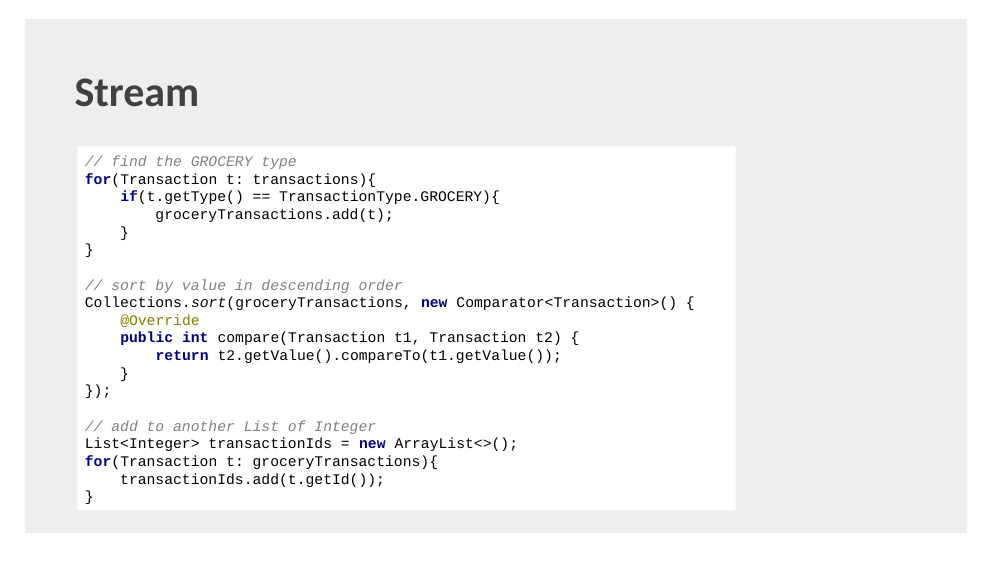
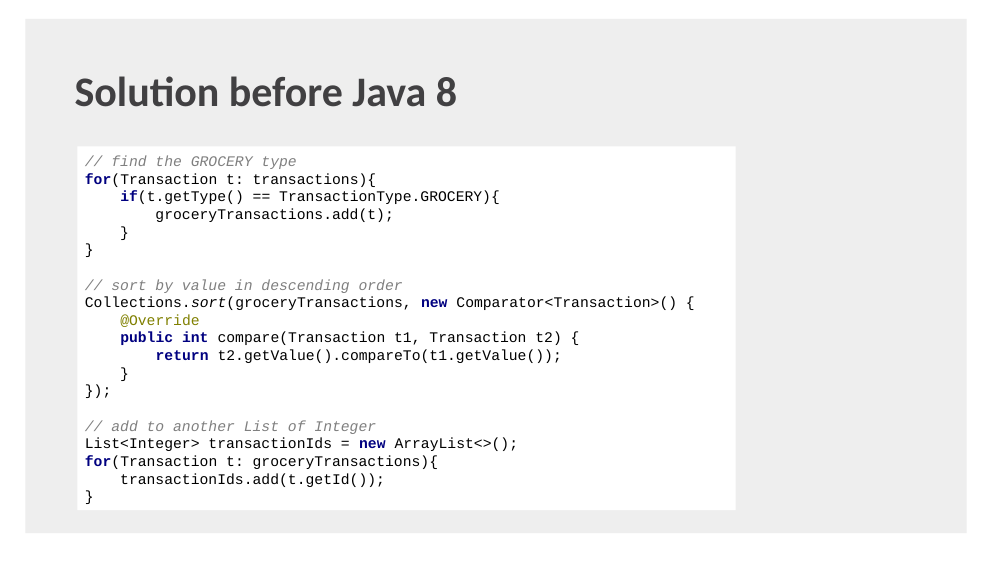
Before and after one commit to shaojie-xu-kp/Java8_lunch_learn, a slide deck: slide 25 of Java 8 & TDP.pptx. Drawn at 1008x567 pixels with LibreOffice and Linux fonts; fonts in the diff are those of the drawing; background and template pictures are left out. Boxes give left, top, right and bottom in pixels: in the first picture for what was removed or moved away, otherwise in the second. Text is boxed around its words. In the diff, an @@ line names an element or a change of style, - is before the commit and + after.

```diff
--- a/Java 8 & TDP.pptx
+++ b/Java 8 & TDP.pptx
@@ text at [75,76,457,107]: text changed @@
-Stream
+Solution before Java 8
```
Also in this commit, not shown: 16 other slides changed, 1 slide added, 3 slides removed, 2 other files.
